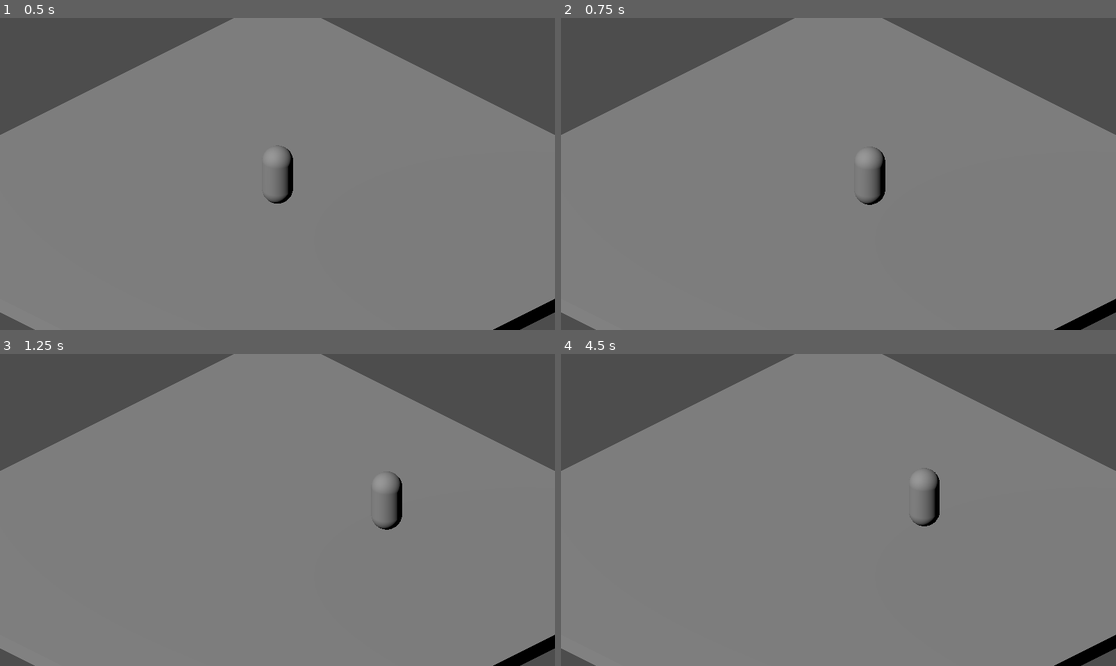
Above: before the commit, frames 1-4 (two rows, left to right).
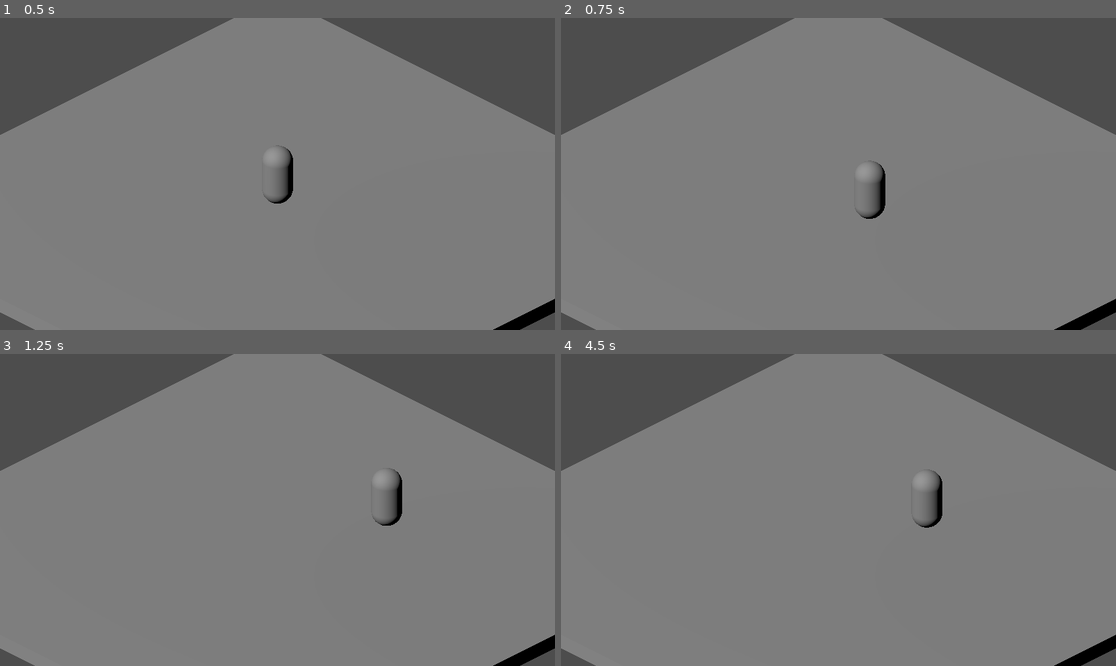
Above: after the commit, the same moments.

Repository: diodemusic/sonic-battle-2
Game: Godot game, scene res://stages/test_stage/test_stage.tscn
Two runs of this game, one before a commit and one after it. Both use one fixed random seed, a clock stepped at 60 frames per second and the inputs below.
Inputs:
- Up to frame 1 (0.5 s): no input
- Up to frame 2 (0.75 s): hold D (move_right) from 0.53 s (still down); tap Space (jump) at 0.6 s
- Up to frame 3 (1.25 s): keep holding D (move_right); tap Space (jump) at 0.77, 1.07 s
- Up to frame 4 (4.5 s): release D (move_right) at 1.28 s; hold S (move_down) 1.28-2.03 s; tap Space (jump) at 1.35, 1.52, 1.82, 2.1, 2.85, 3.02, 3.32, 3.6, 3.77, 4.07, 4.35 s; hold D (move_right) 2.03-2.78 s; hold W (move_up) 2.78-3.53 s; hold A (move_left) from 3.53 s (still down)

Frame 1 is identical in both runs. In frame 2, 0.4% of the frame differs, in the area x 52-59%, y 41-65%; in frame 3, 0.1%; in frame 4, 0.3%.

Commit message:
Refactor player movement logic to use state management for improved control flow

Diff:
--- a/player/player.gd
+++ b/player/player.gd
@@ -6,25 +6,59 @@
 
 @onready var camera := get_viewport().get_camera_3d()
 
+enum State {IDLE, MOVE, JUMP, FALL, LAND}
+var state := State.IDLE
+
 
 func _physics_process(delta: float) -> void:
-	# Add the gravity.
 	if not is_on_floor():
 		velocity += get_gravity() * delta
 
-	# Handle jump.
-	if Input.is_action_just_pressed("jump") and is_on_floor():
-		velocity.y = JUMP_VELOCITY
-
-	# Get the input direction and handle the movement/deceleration.
-	# As good practice, you should replace UI actions with custom gameplay actions.
 	var input_dir := Input.get_vector("move_left", "move_right", "move_up", "move_down")
 	var direction := (Vector3(input_dir.x, 0, input_dir.y)).rotated(Vector3.UP, camera.rotation.y).normalized()
-	if direction:
-		velocity.x = direction.x * SPEED
-		velocity.z = direction.z * SPEED
-	else:
-		velocity.x = move_toward(velocity.x, 0, SPEED)
-		velocity.z = move_toward(velocity.z, 0, SPEED)
+
+	match state:
+		State.MOVE:
+			velocity.x = direction.x * SPEED
+			velocity.z = direction.z * SPEED
+
+			if not direction:
+				state = State.IDLE
+
+			if Input.is_action_just_pressed("jump") and is_on_floor():
+				velocity.y = JUMP_VELOCITY
+				state = State.JUMP
+
+			if not is_on_floor():
+				state = State.FALL
+		State.IDLE:
+			velocity.x = 0
+			velocity.z = 0
+
+			if direction:
+				state = State.MOVE
+
+			if Input.is_action_just_pressed("jump") and is_on_floor():
+				velocity.y = JUMP_VELOCITY
+				state = State.JUMP
+
+			if not is_on_floor():
+				state = State.FALL
+		State.JUMP:
+			velocity.x = direction.x * SPEED
+			velocity.z = direction.z * SPEED
+
+			if velocity.y <= 0:
+				state = State.FALL
+		State.FALL:
+			velocity.x = direction.x * SPEED
+			velocity.z = direction.z * SPEED
+
+			if is_on_floor(): state = State.LAND
+		State.LAND:
+			if direction:
+				state = State.MOVE
+			else:
+				state = State.IDLE
 
 	move_and_slide()
